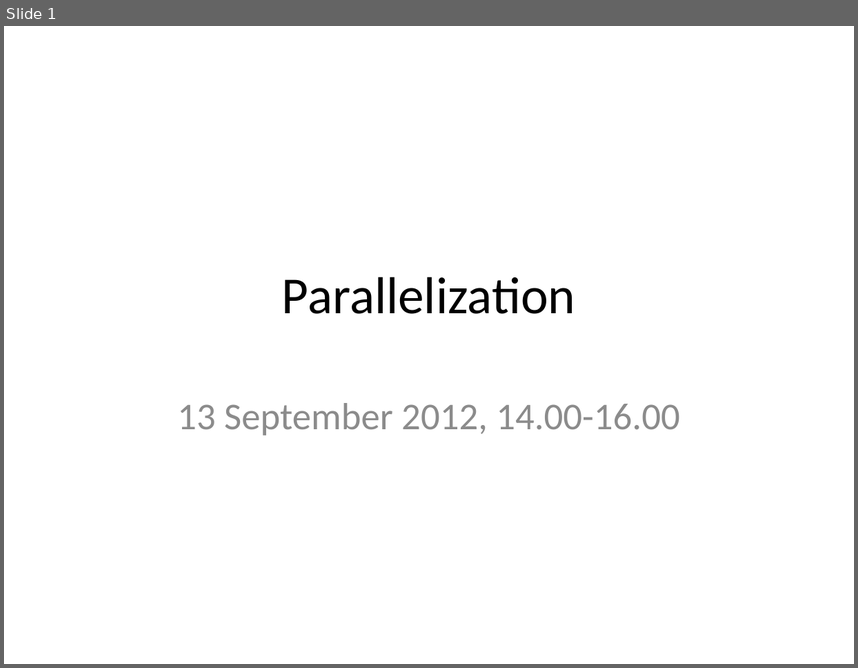
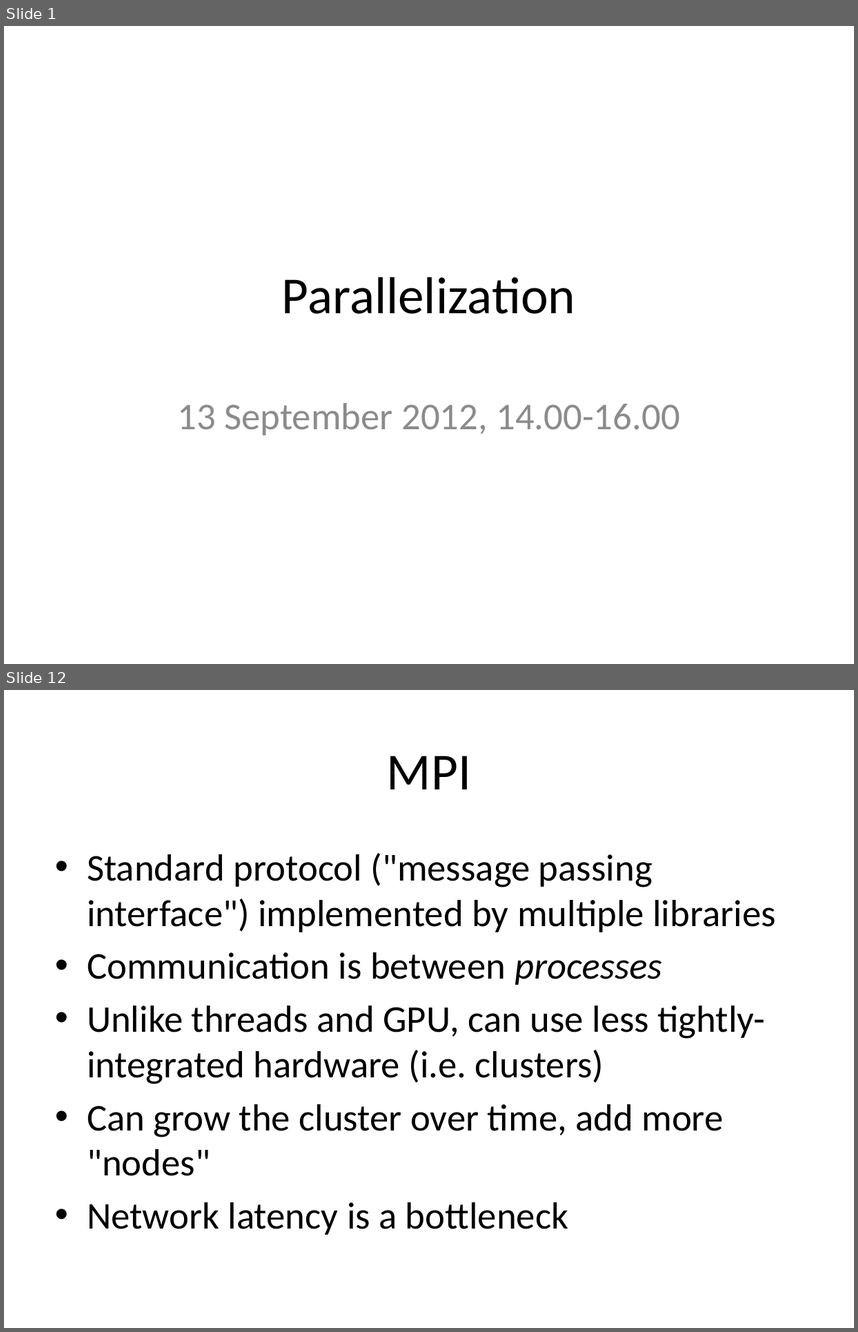
Before and after one commit to rvosa/ngs-workflows, a slide deck: doc/slides/day3/session3/Parallelization.pptx. Shown one above the other, each under a label of ours: slide 1 before the commit, slides 1 and 12 after it; the slides between them are not shown. The pictures are 858x668 and 858x1332 pixels, drawn with LibreOffice and Linux fonts; fonts in the diff are those of the drawing. Boxes give left, top, right and bottom in pixels: in the first picture for what was removed or moved away, otherwise in the second. Text is boxed around its words. In the diff, an @@ line names an element or a change of style, - is before the commit and + after.

```diff
--- a/doc/slides/day3/session3/Parallelization.pptx
+++ b/doc/slides/day3/session3/Parallelization.pptx
@@ slide 12 added at [4,690,854,1328], background #FFFFFF @@
@@ title added at [387,756,471,789], 44 pt, text #000000 @@
+MPI
@@ text added at [87,853,775,1234], 32 pt, text #000000 @@
+• Standard protocol ("message passing interface") implemented by multiple libraries
+• Communication is between processes
+• Unlike threads and GPU, can use less tightly-integrated hardware (i.e. clusters)
+• Can grow the cluster over time, add more "nodes"
+• Network latency is a bottleneck
```
Also in this commit, not shown: 7 slides changed, 11 other slides added, 7 slides removed, 3 other files.
